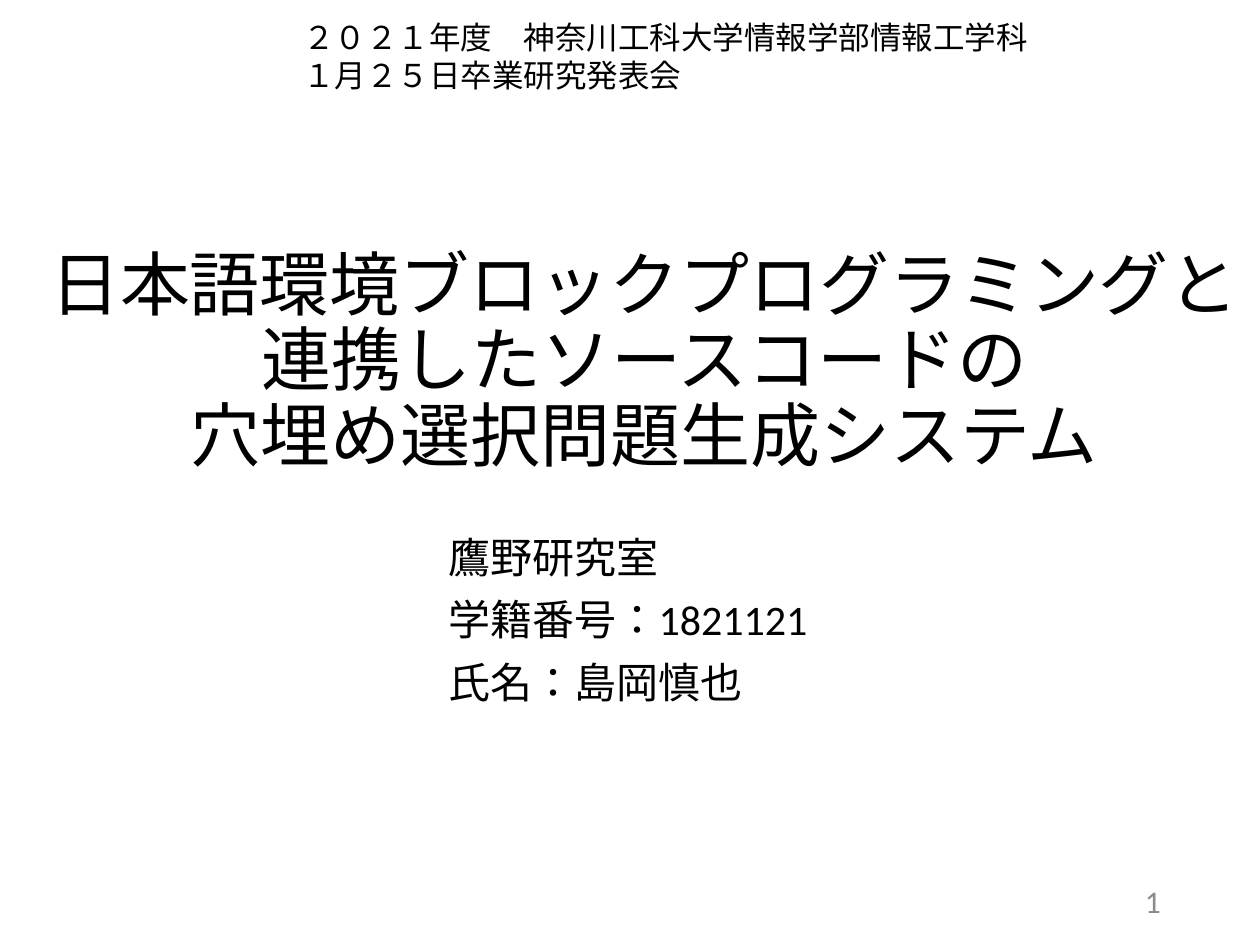
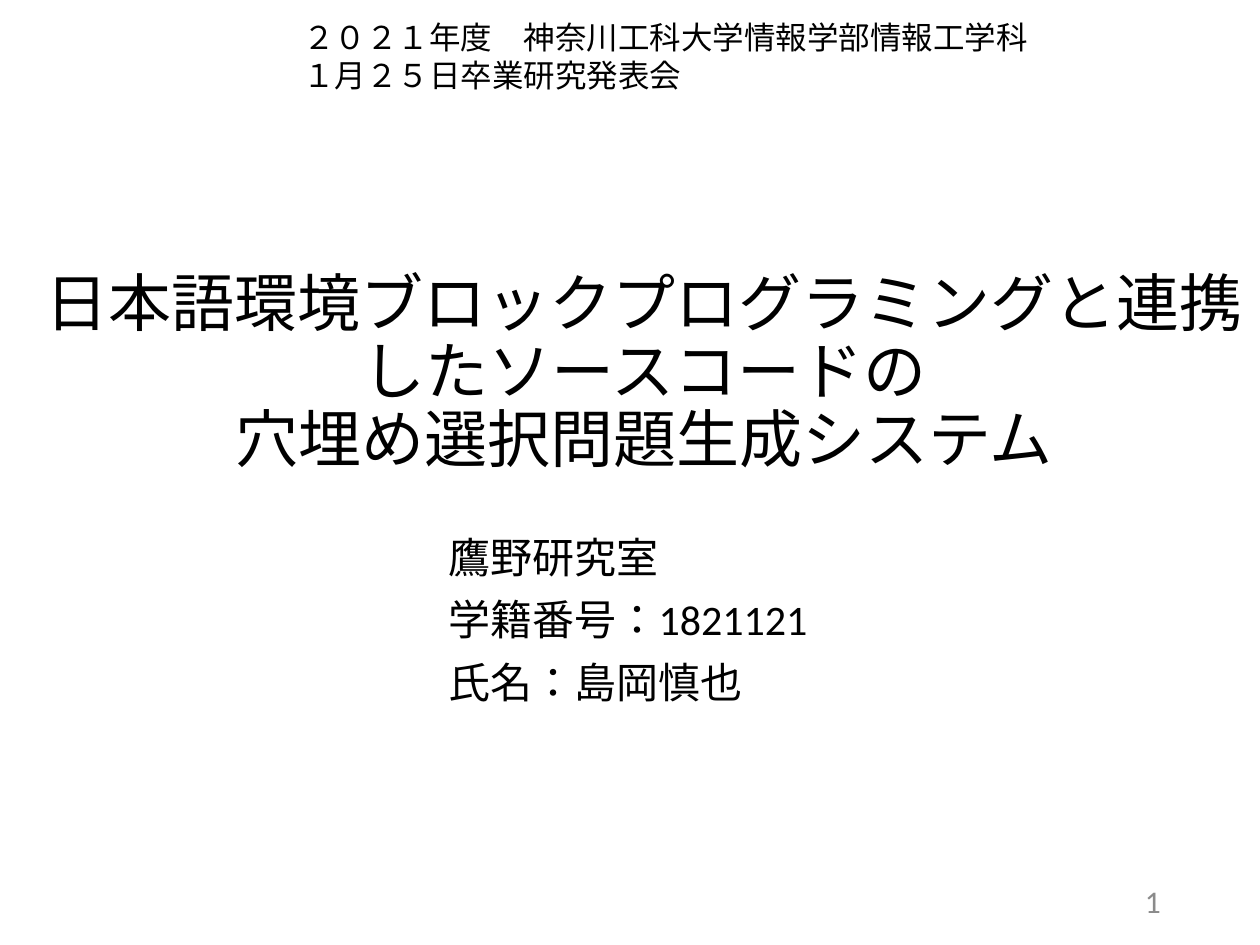
Before and after one commit to kait-takanolab/1821121-shimaoka-thesis, a slide deck: slide 1 of 1821121_shimaoka_thesis.pptx. Drawn at 1260x945 pixels with LibreOffice and Linux fonts; fonts in the diff are those of the drawing. Boxes give left, top, right and bottom in pixels: in the first picture for what was removed or moved away, otherwise in the second. Text is boxed around its words. In the diff, an @@ line names an element or a change of style, - is before the commit and + after.

```diff
--- a/1821121_shimaoka_thesis.pptx
+++ b/1821121_shimaoka_thesis.pptx
@@ title "日本語環境ブロックプログラミングと連携したソースコードの 穴埋め選択問題生成システム" at (x1=46, y1=272, x2=1243, y2=467): size 40 to 36 pt, font Calibri to Noto Sans CJK JP @@
```
Also in this commit, not shown: 1 other slide changed.
